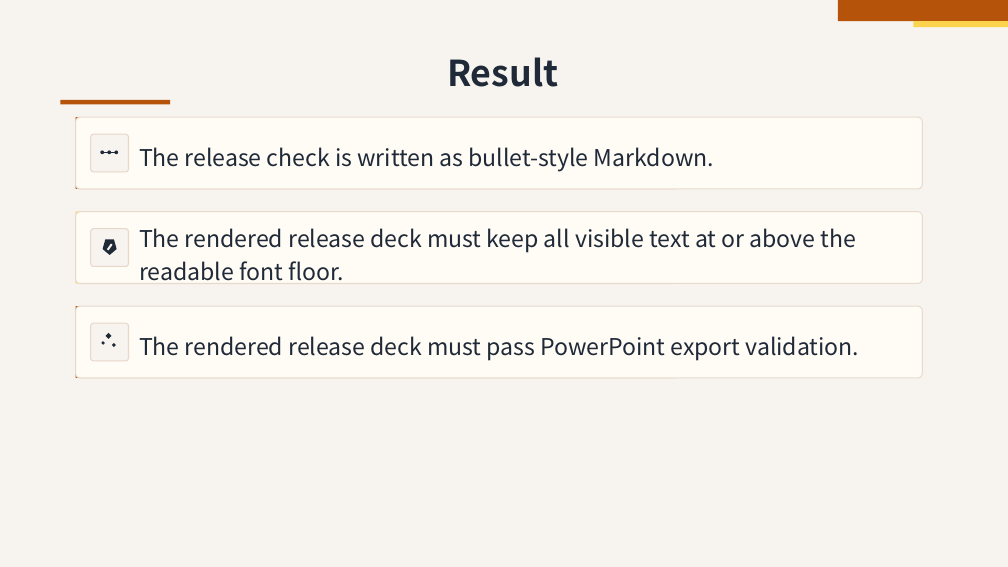
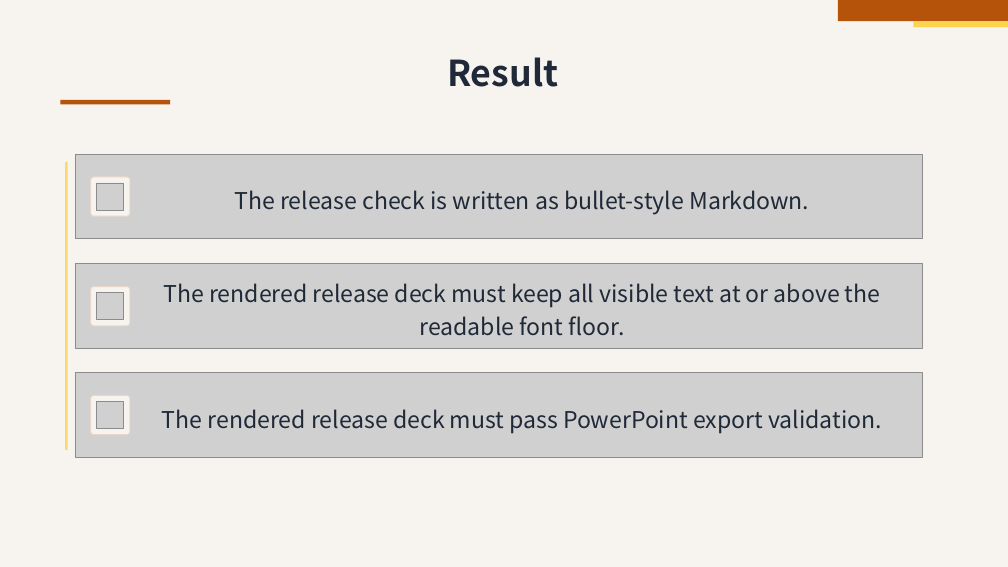
Before and after one commit to ch040602/mdpr-skill, a slide deck: slide 11 of artifacts/release-check/build/deck.pptx. Drawn at 1008x567 pixels with LibreOffice and Linux fonts; fonts in the diff are those of the drawing; grey boxes stand for pictures. Boxes give left, top, right and bottom in pixels: in the first picture for what was removed or moved away, otherwise in the second. Text is boxed around its words. In the diff, an @@ line names an element or a change of style, - is before the commit and + after.

```diff
--- a/artifacts/release-check/build/deck.pptx
+++ b/artifacts/release-check/build/deck.pptx
@@ rounded rectangle removed at <box>76,117,923,189</box> @@
@@ rectangle added at <box>65,162,68,450</box>, fill #FCD34D at 80% opacity @@
@@ rectangle: place and size @@
-rectangle at <box>76,212,82,284</box>
+rectangle at <box>76,154,82,239</box>
@@ rectangle at <box>76,154,82,239</box>: fill #FCD34D to #B45309 @@
@@ picture added at <box>76,154,923,239</box> @@
@@ rounded rectangle: place and size @@
-rounded rectangle at <box>91,134,129,172</box>
+rounded rectangle at <box>91,177,130,216</box>
@@ ellipse removed at <box>101,150,104,154</box> @@
@@ rectangle removed at <box>104,152,108,153</box> @@
@@ ellipse removed at <box>107,150,111,154</box> @@
@@ rectangle removed at <box>111,152,115,153</box> @@
@@ ellipse removed at <box>114,150,118,154</box> @@
@@ text "The release check is written ...": place and size @@
-text "The release check is written ..." at <box>139,147,714,171</box>
+text "The release check is written ..." at <box>235,190,809,215</box>
@@ picture added at <box>97,183,124,210</box> @@
@@ rounded rectangle removed at <box>76,212,923,284</box> @@
@@ rectangle: place and size @@
-rectangle at <box>76,306,82,378</box>
+rectangle at <box>76,264,82,349</box>
@@ rectangle at <box>76,264,82,349</box>: fill #B45309 to #FCD34D @@
@@ picture added at <box>76,264,923,349</box> @@
@@ pentagon removed at <box>103,240,117,256</box> @@
@@ rectangle removed at <box>107,243,113,250</box> @@
@@ rounded rectangle: place and size @@
-rounded rectangle at <box>91,228,129,266</box>
+rounded rectangle at <box>91,287,130,326</box>
@@ picture added at <box>97,293,124,320</box> @@
@@ text "The rendered release deck must ...": place and size @@
-text "The rendered release deck must ..." at <box>139,228,856,284</box>
+text "The rendered release deck must ..." at <box>164,283,880,336</box>
@@ rounded rectangle removed at <box>76,306,923,378</box> @@
@@ diamond removed at <box>101,341,105,345</box> @@
@@ diamond removed at <box>106,333,112,339</box> @@
@@ diamond removed at <box>112,343,116,347</box> @@
@@ rectangle: place and size @@
-rectangle at <box>76,117,82,189</box>
+rectangle at <box>76,373,82,457</box>
@@ picture added at <box>76,373,923,457</box> @@
@@ proportions changed in 3 elements at <box>91,287,130,326</box>, <box>91,177,130,216</box>, <box>91,395,130,435</box> @@
@@ rounded rectangle: place and size @@
-rounded rectangle at <box>91,324,129,361</box>
+rounded rectangle at <box>91,395,130,435</box>
@@ picture added at <box>97,402,124,429</box> @@
@@ alignment left to centre in 3 elements at <box>235,190,809,215</box>, <box>164,283,880,336</box>, <box>162,409,882,433</box> @@
@@ text "The rendered release deck must ...": place and size @@
-text "The rendered release deck must ..." at <box>139,336,860,360</box>
+text "The rendered release deck must ..." at <box>162,409,882,433</box>
```
Also in this commit, not shown: 9 other slides changed, 3 other files.
